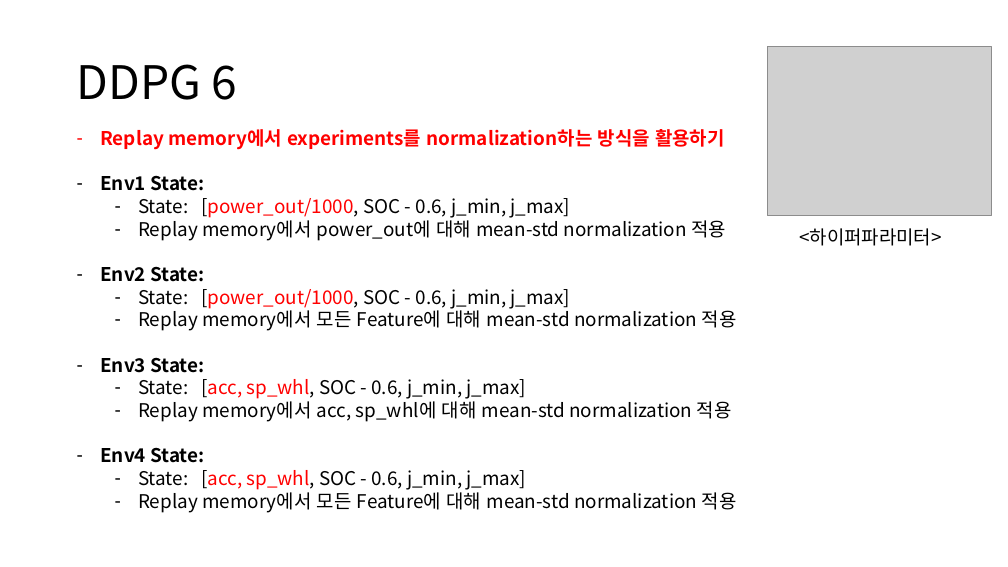
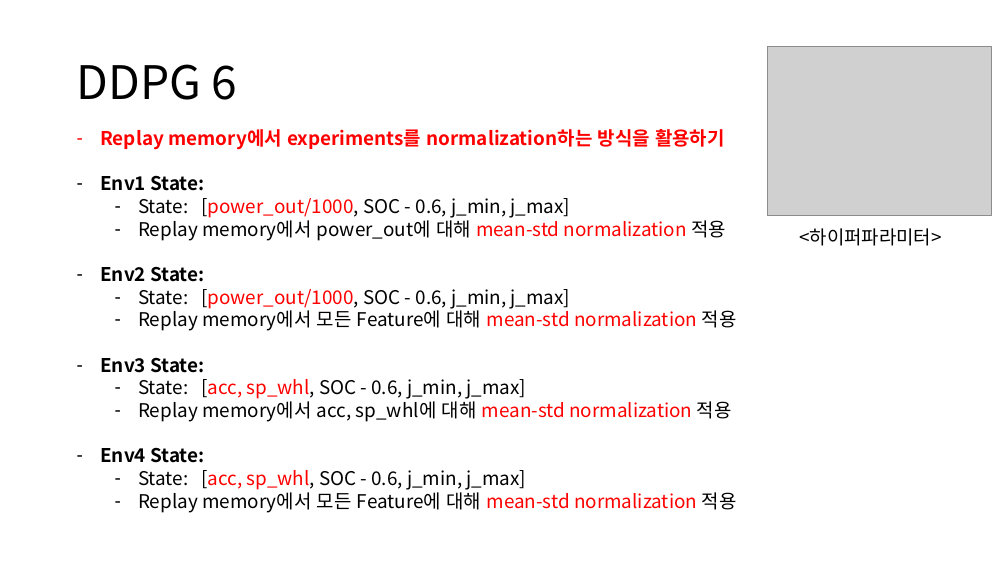
Before and after one commit to zidane89/experiment, a slide deck: slide 14 of 실험정리.pptx. Drawn at 1008x567 pixels with LibreOffice and Linux fonts; fonts in the diff are those of the drawing; grey boxes stand for pictures. Boxes give left, top, right and bottom in pixels: in the first picture for what was removed or moved away, otherwise in the second. Text is boxed around its words. In the diff, an @@ line names an element or a change of style, - is before the commit and + after.

```diff
--- a/실험정리.pptx
+++ b/실험정리.pptx
@@ text at (x1=138, y1=216, x2=737, y2=513): text colour #000000 to #FF0000 in "mean-std normalization", "mean-std normalization", "mean-std normalization", "mean-std normalization" @@
```
Also in this commit, not shown: 3 other slides changed, 1 slide added.
